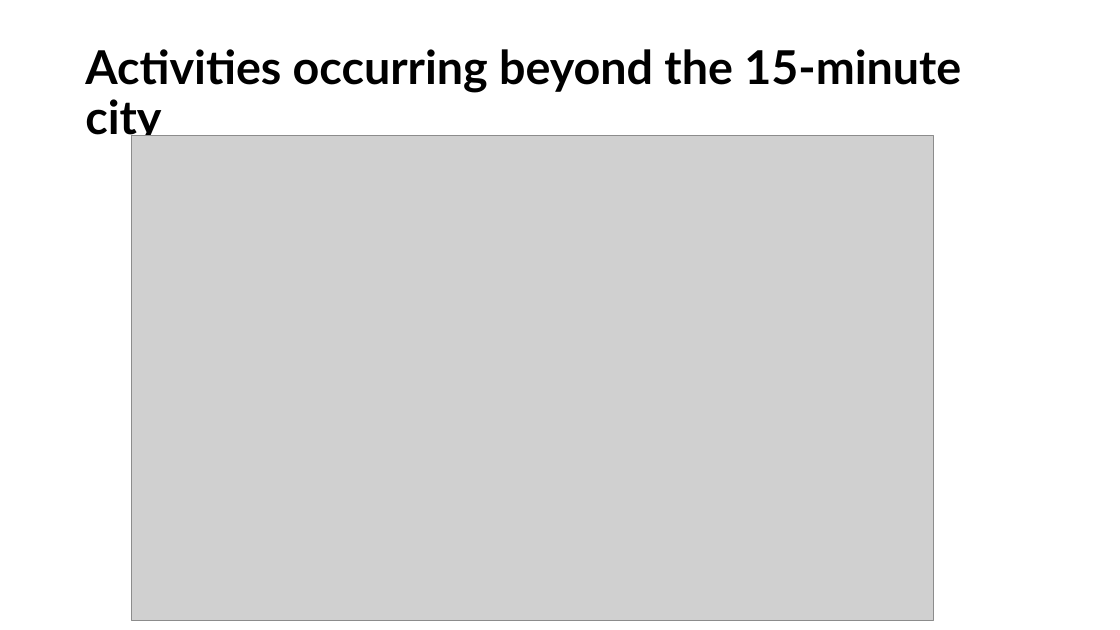
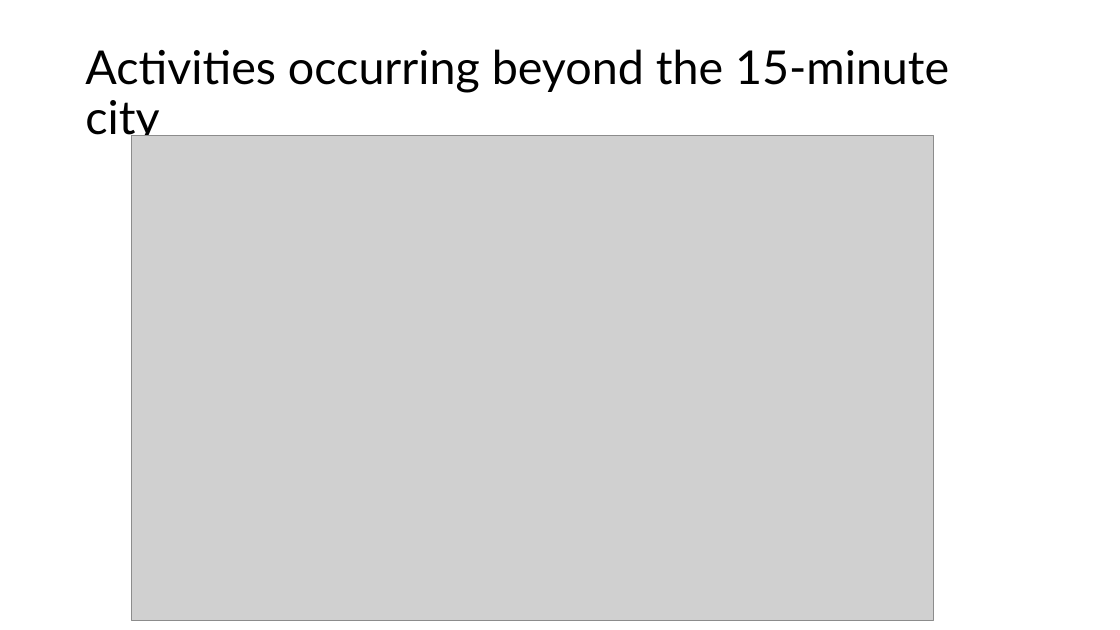
Before and after one commit to nono2001geek/Semester_Project_Lucie_No-mie, a slide deck: slide 7 of The 15-Minute City in Practice.pptx (slide 10 before the commit). Drawn at 1120x630 pixels with LibreOffice and Linux fonts; fonts in the diff are those of the drawing; grey boxes stand for pictures. Boxes give left, top, right and bottom in pixels: in the first picture for what was removed or moved away, otherwise in the second. Text is boxed around its words. In the diff, an @@ line names an element or a change of style, - is before the commit and + after.

```diff
--- a/The 15-Minute City in Practice.pptx
+++ b/The 15-Minute City in Practice.pptx
@@ title "Activities occurring beyond the 15-minute ..." at <box>85,49,949,144</box>: bold off @@
```
Also in this commit, not shown: 2 other slides changed, 1 slide added, 1 other file.
